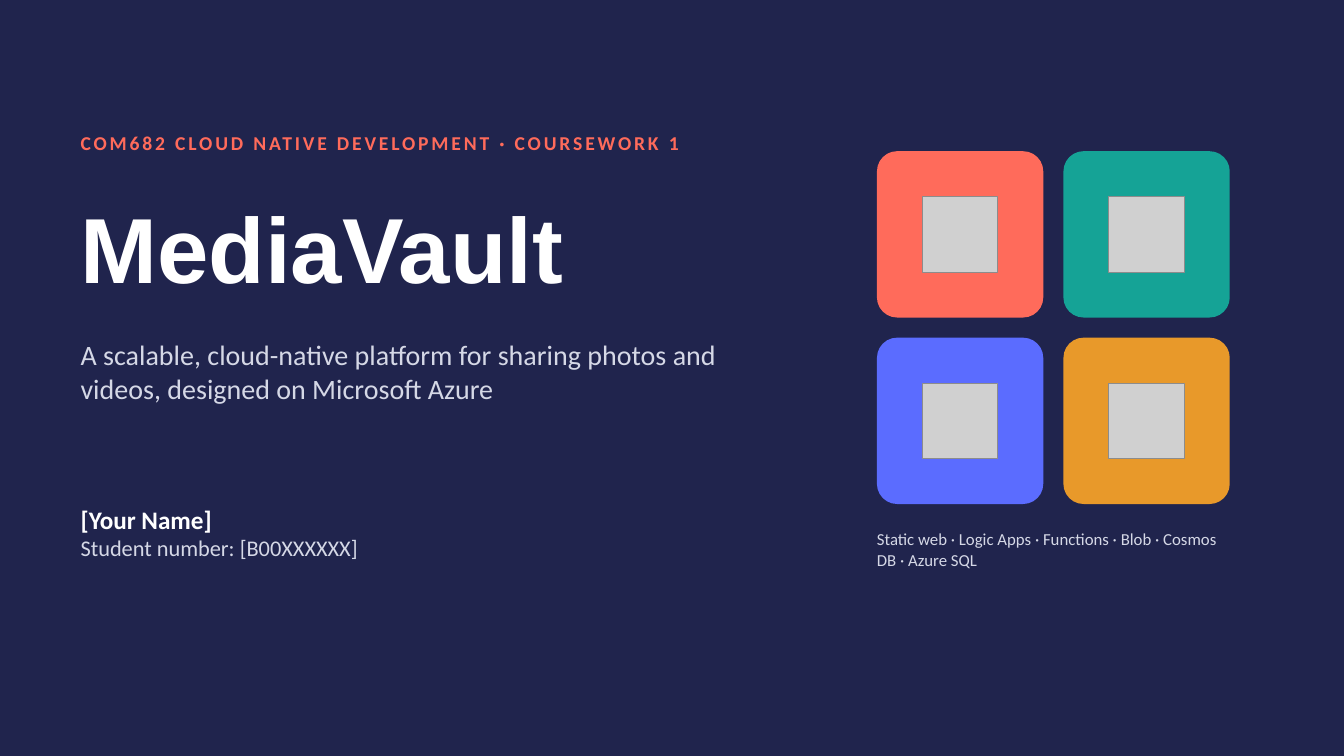
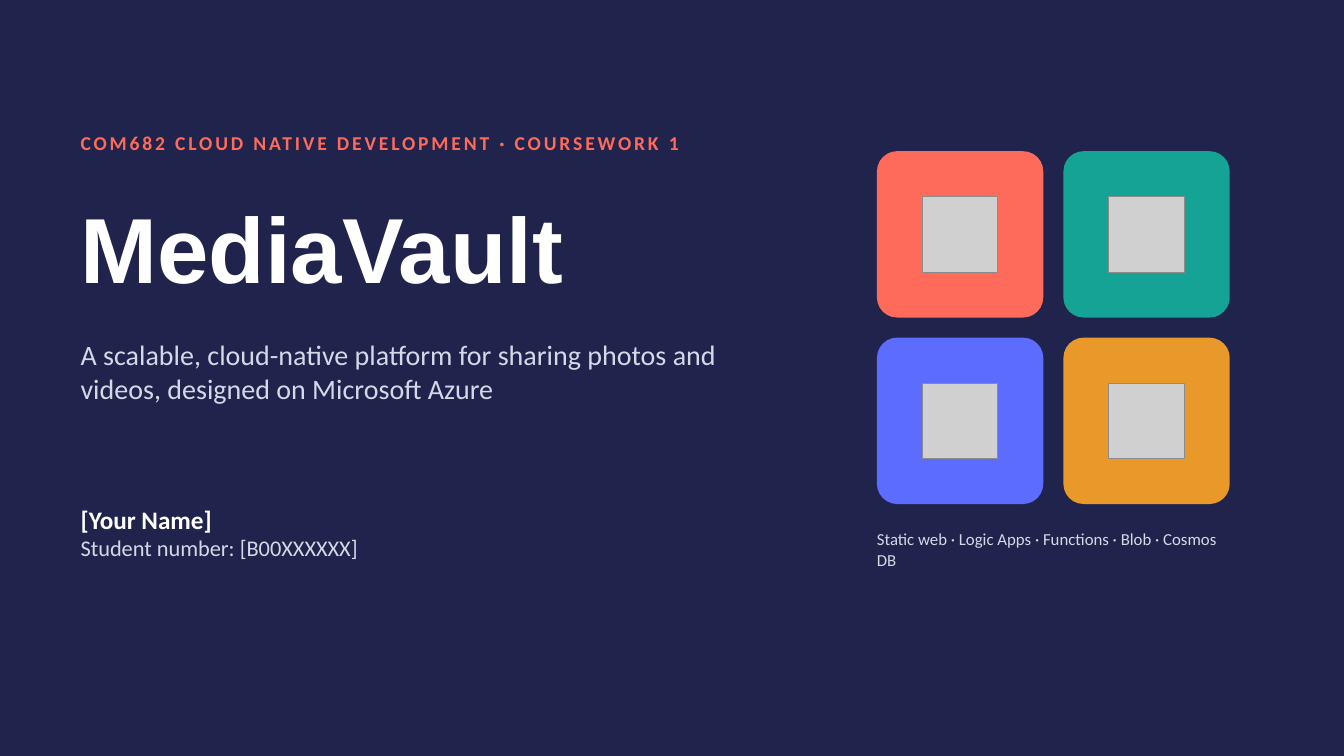
Before and after one commit to shahedlxix/Claude, a slide deck: slide 1 of coursework1/MediaVault_COM682_CW1.pptx. Drawn at 1344x756 pixels with LibreOffice and Linux fonts; fonts in the diff are those of the drawing; grey boxes stand for pictures. Boxes give left, top, right and bottom in pixels: in the first picture for what was removed or moved away, otherwise in the second. Text is boxed around its words. In the diff, an @@ line names an element or a change of style, - is before the commit and + after.

```diff
--- a/coursework1/MediaVault_COM682_CW1.pptx
+++ b/coursework1/MediaVault_COM682_CW1.pptx
@@ text at <box>877,533,1216,566</box>: text changed @@
-Static web · Logic Apps · Functions · Blob · Cosmos DB · Azure SQL
+Static web · Logic Apps · Functions · Blob · Cosmos DB
```
Also in this commit, not shown: 10 other slides changed, 1 slide added, 1 slide removed, 1 other file.
